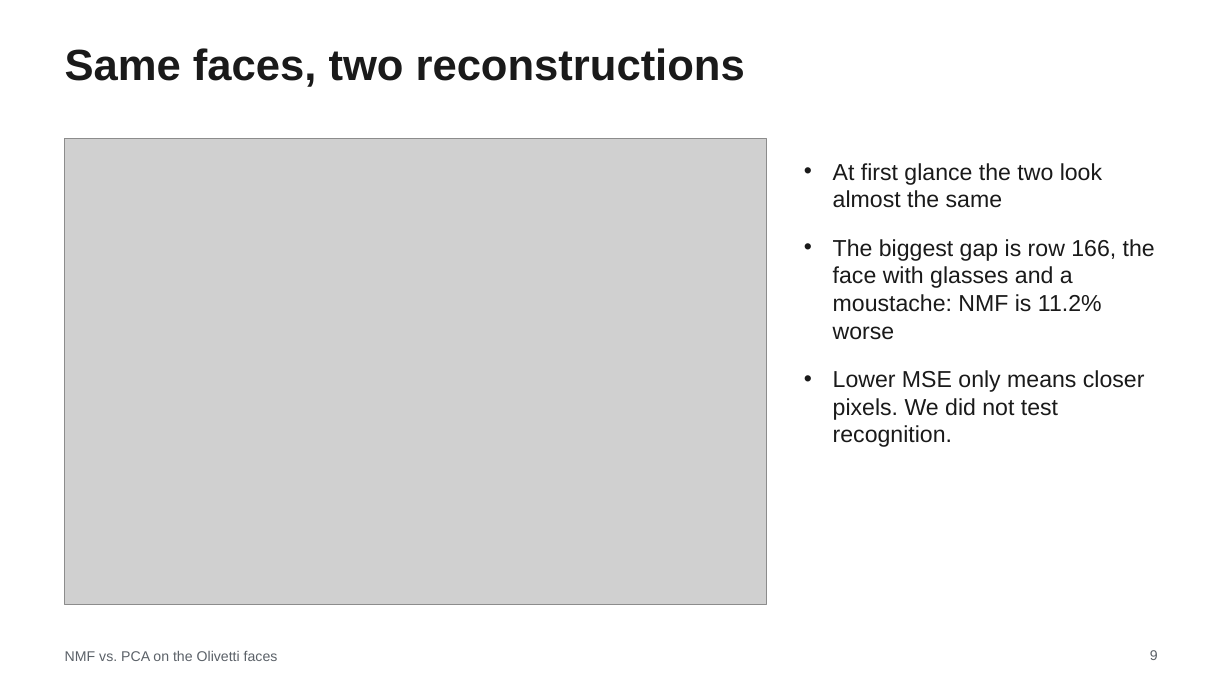
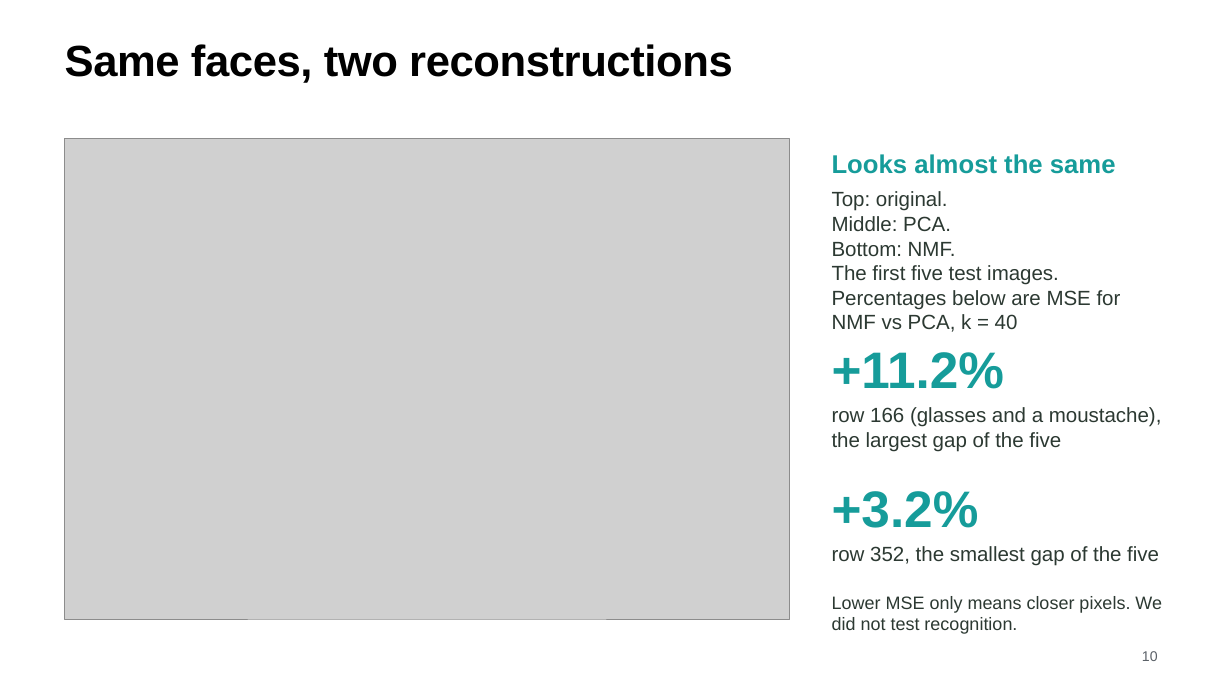
Before and after one commit to MachineWJQ6657/pca-vs-nmf, a slide deck: slide 10 of slides/STOR565_Slides.pptx (slide 9 before the commit). Drawn at 1232x693 pixels with LibreOffice and Linux fonts; fonts in the diff are those of the drawing; grey boxes stand for pictures. Boxes give left, top, right and bottom in pixels: in the first picture for what was removed or moved away, otherwise in the second. Text is boxed around its words. In the diff, an @@ line names an element or a change of style, - is before the commit and + after.

```diff
--- a/slides/STOR565_Slides.pptx
+++ b/slides/STOR565_Slides.pptx
@@ title "Same faces, two reconstructions" at [65, 44, 733, 83]: text colour #1A1A1A to #000000, letter spacing 0 to -0.3 pt; line spacing 1 to 0.95 @@
@@ picture: place and size @@
-picture at [65, 139, 767, 604]
+picture at [65, 139, 789, 619]
@@ text added at [832, 154, 1121, 332], 16 pt, text #2C3932 @@
+Looks almost the same
+Top: original.
+Middle: PCA.
+Bottom: NMF.
+The first five test images.
+Percentages below are MSE for NMF vs PCA, k = 40
@@ text removed at [833, 163, 1155, 447] @@
-• At first glance the two look almost the same
-• The biggest gap is row 166, the face with glasses and a moustache: NMF is 11.2% worse
-• Lower MSE only means closer pixels. We did not test recognition.
@@ text added at [832, 352, 1005, 389], 40 pt, text #169C9A, bold @@
++11.2%
@@ text added at [832, 407, 1162, 451], 16 pt, text #2C3932 @@
+row 166 (glasses and a moustache), the largest gap of the five
@@ text added at [832, 491, 979, 528], 40 pt, text #169C9A, bold @@
++3.2%
@@ text added at [832, 546, 1159, 565], 16 pt, text #2C3932 @@
+row 352, the smallest gap of the five
@@ text added at [832, 596, 1162, 634], 14 pt, text #2C3932 @@
+Lower MSE only means closer pixels. We did not test recognition.
@@ text removed at [65, 651, 278, 661] @@
-NMF vs. PCA on the Olivetti faces
@@ page number at [1142, 651, 1158, 661]: vertical alignment top to middle @@
@@ page number at [1142, 651, 1158, 661]: text changed @@
-9
+10
```
Also in this commit, not shown: 12 other slides changed, 1 slide added, 1 slide removed.
